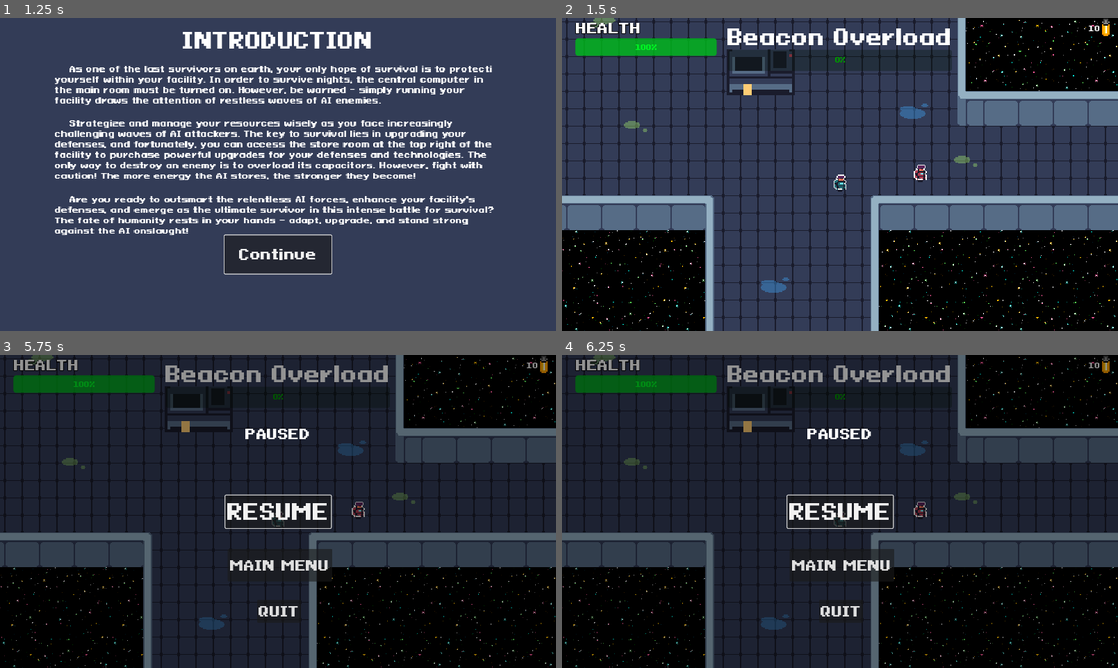
Above: before the commit, frames 1-4 (two rows, left to right).
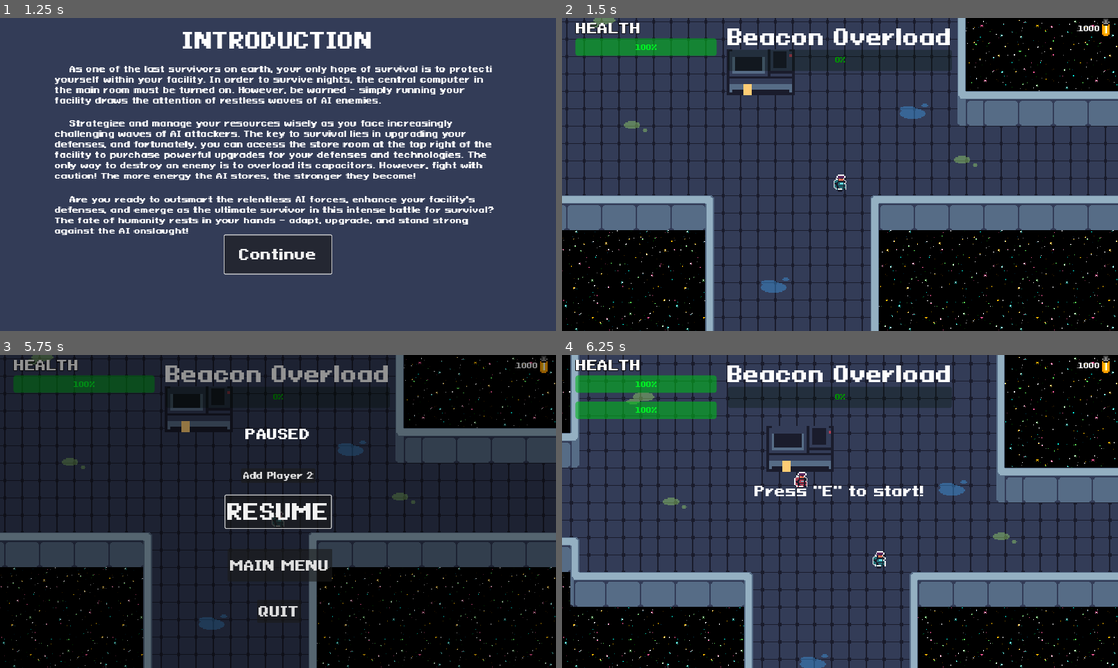
Above: after the commit, the same moments.

Repository: AugustanaCSC380January2024/final-game-solo
Game: Godot game, scene res://Scenes/main_menu.tscn
Same seed, same stepped clock (60 frames per second), same inputs: the game is played once before the commit and once after it. Sound files missing from this copy of the repository are replaced by a short silence.
Inputs (mouse positions are in pixels of both pictures, inside the frame that each line leads up to):
- Up to frame 1 (1.25 s): click "PLAY" at 0.5 s
- Up to frame 2 (1.5 s): click "Continue" at 1.25 s
- Up to frame 3 (5.75 s): tap Enter at 2, 3.5, 5 s; move the mouse to (400, 495) at 2.02 s; tap E (interact) every 0.75 s from 2.1 to 5.1 s; tap Space at 2.75, 4.25 s; move the mouse to (166, 527) at 2.77 s; move the mouse to (333, 442) at 3.52 s; move the mouse to (250, 574) at 4.27 s; move the mouse to (444, 558) at 5.02 s; tap Escape (pause) at 5.65 s
- Up to frame 4 (6.25 s): click (840, 473) at 5.75 s, where only the run after the commit has a clickable "Add Player 2"

Frame 1 is identical in both runs. In frame 2, 1.5% of the frame differs, in the area x 2-97%, y 1-53%; in frame 3, 0.3%; in frame 4, 71%, in the area x 0-100%, y 0-100%.

Commit message:
Attempted to fix player camera - WIP

Diff:
--- a/Scenes/Game.tscn
+++ b/Scenes/Game.tscn
@@ -46,11 +46,8 @@
 [node name="Player" parent="." instance=ExtResource("2_nfu3v")]
 position = Vector2(573, 429)
 
-[node name="Player2" parent="." instance=ExtResource("2_nfu3v")]
-position = Vector2(647, 420)
-player_id = 2
-
 [node name="CanvasLayer" type="CanvasLayer" parent="."]
+layer = 3
 
 [node name="RoundStartLabel" type="Label" parent="CanvasLayer"]
 visible = false
@@ -137,6 +134,8 @@
 stream = ExtResource("12_q4q2j")
 volume_db = -6.0
 
+[node name="PlayerCam" type="Camera2D" parent="."]
+
 [connection signal="body_entered" from="Store/StoreOpenArea" to="." method="_on_store_open_area_body_entered"]
 [connection signal="body_exited" from="Store/StoreOpenArea" to="." method="_on_store_open_area_body_exited"]
 [connection signal="body_entered" from="Beacon/StartRoundArea" to="." method="_on_start_round_area_body_entered"]
--- a/Scenes/pause_menu.tscn
+++ b/Scenes/pause_menu.tscn
@@ -83,6 +83,23 @@
 theme_override_font_sizes/font_size = 32
 text = "QUIT"
 
+[node name="AddPlayer2" type="Button" parent="."]
+layout_mode = 1
+anchors_preset = 8
+anchor_left = 0.5
+anchor_top = 0.5
+anchor_right = 0.5
+anchor_bottom = 0.5
+offset_left = -4.0
+offset_top = -87.0
+offset_right = 4.0
+offset_bottom = -79.0
+grow_horizontal = 2
+grow_vertical = 2
+theme_override_font_sizes/font_size = 20
+text = "Add Player 2"
+
 [connection signal="pressed" from="Resume" to="." method="_on_resume_pressed"]
 [connection signal="pressed" from="MainMenu" to="." method="_on_main_menu_pressed"]
 [connection signal="pressed" from="Quit" to="." method="_on_quit_pressed"]
+[connection signal="pressed" from="AddPlayer2" to="." method="_on_add_player_2_pressed"]
--- a/Scenes/player.tscn
+++ b/Scenes/player.tscn
@@ -338,9 +338,6 @@
 position = Vector2(0, 8)
 shape = SubResource("CircleShape2D_wm1ec")
 
-[node name="Camera2D" type="Camera2D" parent="."]
-zoom = Vector2(2.5, 2.5)
-
 [node name="EnergyOrbContainer" type="Node" parent="."]
 
 [node name="UI" parent="." instance=ExtResource("3_syg6f")]
--- a/Scripts/default_enemy.gd
+++ b/Scripts/default_enemy.gd
@@ -116,6 +116,7 @@
 
 func _on_range_body_entered(body):
 	if body.is_in_group("player"):
+		player = body
 		print("player entered")
 		player_in_range = true
 		weapon_timer.start()
--- a/Scripts/game.gd
+++ b/Scripts/game.gd
@@ -2,6 +2,7 @@
 
 var crosshair = preload("res://Assets/Sprites/crosshair111.png")
 var game_over_sound = preload("res://Assets/Sounds/BOS_DBN_145_FX_Impact_Loop_Profit_F.wav")
+var player_scene = preload("res://Scenes/player.tscn")
 
 @onready var level = $Level/SpawnAreas
 @onready var player = get_node("Player")
@@ -19,6 +20,8 @@
 @onready var respawner = $CanvasLayer/Respawner
 @onready var store_ui = $CanvasLayer/StoreUI
 @onready var win_screen = $CanvasLayer/WinScreen
+@onready var pause_menu = $CanvasLayer/PauseMenu
+@onready var player_cam = $PlayerCam
 
 signal update_battery_display
 signal update_beacon_health_bar_max
@@ -35,20 +38,23 @@
 var batteries = 0
 
 var spawn_areas = []
+var two_players = false
 
 func _ready():
 	player.can_shoot = false
 	beacon.beacon_take_damage.connect(beacon_take_damage)
 	player.battery_collected.connect(add_battery)
 	player.player_die.connect(respawn_player)
+	pause_menu.add_player_2.connect(start_coop)
 	store_ui.spent_batteries.connect(set_batteries)
 	update_beacon_max_label()
 	get_spawn_areas()
 	Input.set_custom_mouse_cursor(crosshair,0,Vector2(32,32))
-	set_batteries(10)
+	set_batteries(1000)
 
 
 func _process(delta):
+	update_player_cam()
 	if player_in_start_region && !round_ongoing && !round_start_label.visible:
 		press_e_to_start_label.visible = true
 		if Input.is_action_just_pressed("interact"):
@@ -70,6 +76,7 @@
 
 
 
+
 func get_spawn_areas():
 	for spawn_area in level.get_children():
 		spawn_areas.append(spawn_area)
@@ -230,3 +237,25 @@
 func _on_introduction_hidden():
 	player.can_shoot = true
 	ambient_music_player.play()
+
+func start_coop():
+	two_players = true
+	var player2 = player_scene.instantiate()
+	player2.player_id = 2
+	player2.name = "Player2"
+	add_child(player2)
+	player2.global_position = beacon.global_position + Vector2(0, 20)
+
+func update_player_cam():
+	if two_players:
+		var min_zoom = .5
+		var max_zoom = 2.5
+		var player2 = get_node("Player2")
+		player_cam.global_position = (player.global_position + player2.global_position) * .5
+		var distance = player.global_position.distance_to(player2.global_position)
+		var desired_zoom = distance /1000
+		var zoom_factor = max(min_zoom,max_zoom,desired_zoom)
+		player_cam.zoom = Vector2(zoom_factor, zoom_factor)
+	else:
+		player_cam.global_position = player.global_position
+		player_cam.zoom = Vector2(2.5,2.5)
--- a/Scripts/pause_menu.gd
+++ b/Scripts/pause_menu.gd
@@ -2,8 +2,9 @@
 
 var crosshair = load("res://Assets/Sprites/crosshair111.png")
 @onready var resume = $Resume
+@onready var add_player_2_button = $AddPlayer2
 
-
+signal add_player_2
 
 func _process(delta):
 	if Input.is_action_just_pressed("pause"):
@@ -33,3 +34,9 @@
 	change_pause_state()
 	Input.set_custom_mouse_cursor(null)
 	get_tree().change_scene_to_file("res://Scenes/main_menu.tscn")
+
+
+func _on_add_player_2_pressed():
+	add_player_2.emit()
+	add_player_2_button.queue_free()
+	change_pause_state()
--- a/Scripts/player.gd
+++ b/Scripts/player.gd
@@ -24,6 +24,7 @@
 @onready var hurt_player = $HurtPlayer
 @onready var cooldown_progress = $CooldownProgress
 @onready var crosshair = $Crosshair
+@onready var player_2_health_bar = $UI/HUD/ProgressBar
 
 var shoot_sound = preload("res://Assets/Sounds/ESM_GW_gun_one_shot_hi_tech_machine_single_shot_4_energy_heavy_bass_short_1.wav")
 var battery_sound = preload("res://Music/CoinFlipTossRing_S08FO.689.wav")
@@ -57,6 +58,8 @@
 	shot_player.stream = shoot_sound
 	battery_player.stream = battery_sound
 	cooldown_progress.max_value = weapon_cooldown.wait_time
+	if player_id == 2:
+		player_2_health_bar.global_position += Vector2(0,60)
 
 func _process(delta):
 	if alive:
--- a/project.godot
+++ b/project.godot
@@ -135,4 +135,3 @@
 [rendering]
 
 textures/canvas_textures/default_texture_filter=0
-renderer/rendering_method="gl_compatibility"
